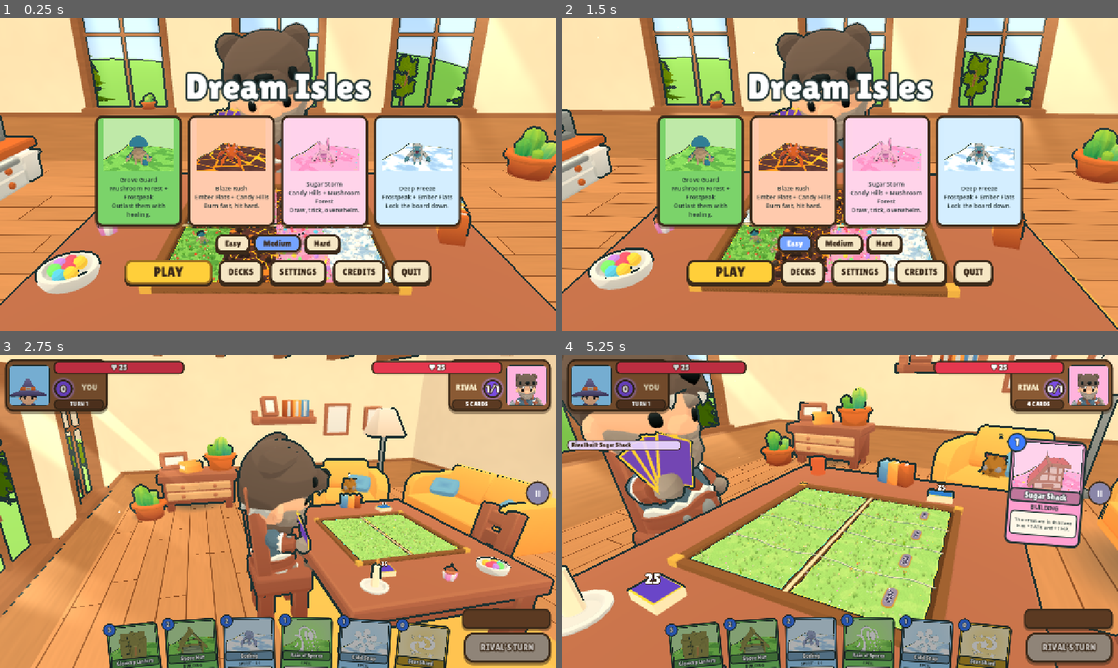
Above: before the commit, frames 1-4 (two rows, left to right).
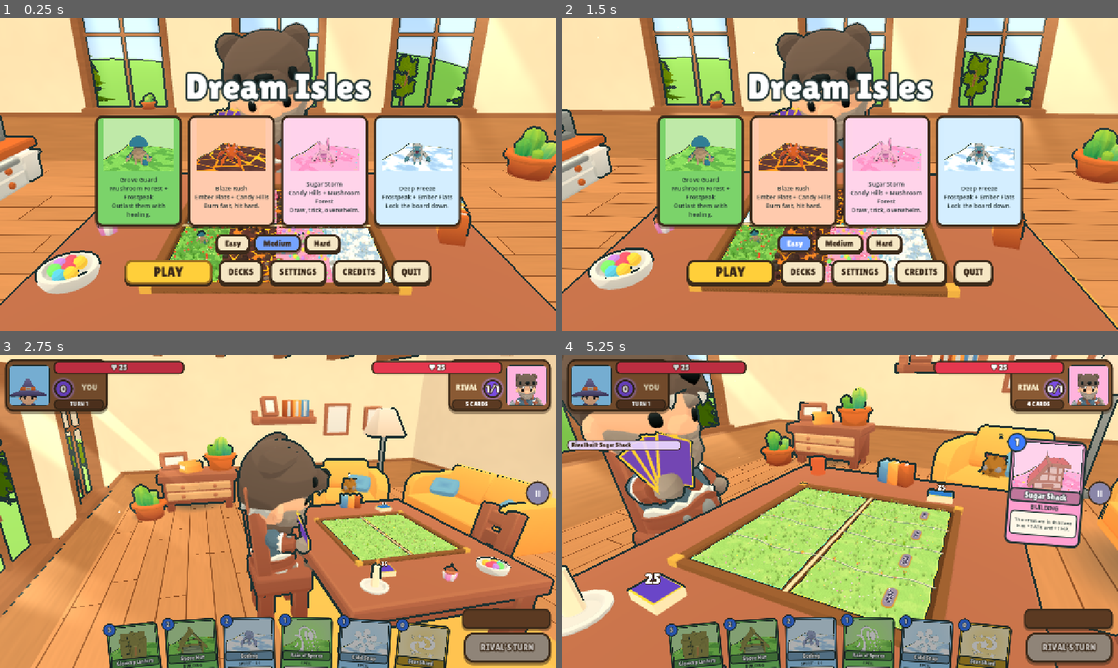
Above: after the commit, the same moments.

Repository: muriarty1893/cardwards
Game: Godot game, scene res://menus/main_menu.tscn
Two runs of this game, one before a commit and one after it. Both use one fixed random seed, a clock stepped at 60 frames per second and the inputs below.
Inputs (mouse positions are in pixels of both pictures, inside the frame that each line leads up to):
- Up to frame 1 (0.25 s): no input
- Up to frame 2 (1.5 s): click "Easy" at 0.5 s; click "Easy" at 1.25 s
- Up to frame 3 (2.75 s): click "PLAY" at 2 s
- Up to frame 4 (5.25 s): tap Enter at 2.75 s; drag from (695, 658) to (895, 442) at 2.77 s; drag from (756, 655) to (812, 574) at 3.52 s; move the mouse to (812, 652) at 4.27 s; hold Right 4.28-5 s; hold E 4.28-5 s; click (812, 652) at 4.42 s; drag from (867, 652) to (673, 464) at 5.02 s

The runs differ from the first frame. In frame 1, 1.3% of the frame differs, in the area x 30-70%, y 54-85%; in frame 2, 1.3%; in frame 3, 0.3%; in frame 4, 1.6%, in the area x 23-70%, y 41-88%.

Commit message:
feat: land look variants framework and set-piece kit
Islands roll one of 3 looks + a corner per land change; SetPieces places pieces in the
back corners / side bands with footprints the cover and props avoid.

Co-Authored-By: Claude Opus 5.5 <noreply@anthropic.com>

Diff:
--- /dev/null
+++ b/tests/test_land_variants.gd
@@ -0,0 +1,94 @@
+extends TestCase
+## Board look 2, spec 2: each land has 3 looks; big set pieces stay out of the play zones.
+
+
+func test_variant_rolls_spread() -> bool:
+	var variants := {}
+	var corners := {}
+	for n: int in 60:
+		var r: Vector2i = Island.roll_look(777, 0, 2, n)
+		assert_true(r.x >= 0 and r.x < LaneDressing.VARIANTS, "variant in range (%d)" % r.x)
+		assert_true(r.y == 0 or r.y == 1, "corner is 0 or 1 (%d)" % r.y)
+		variants[r.x] = true
+		corners[r.y] = true
+	assert_eq(variants.size(), 3, "60 rolls hit all 3 variants")
+	assert_eq(corners.size(), 2, "60 rolls hit both corners")
+	assert_eq(Island.roll_look(777, 0, 2, 5), Island.roll_look(777, 0, 2, 5), "a roll is repeatable")
+	return true
+
+
+func test_island_rolls_on_change() -> bool:
+	var b := Board.new()
+	(Engine.get_main_loop() as SceneTree).root.add_child(b)
+	b.build([[4, 4, 4, 4], [4, 4, 4, 4]], BoardLayout.make(31))
+	var isl: Island = b.island(0, 1)
+	var seen := {}
+	var land: int = 0
+	for n: int in 40:
+		isl.change_land(land, Vector2.ZERO, false)
+		assert_eq(Vector2i(isl.variant, isl.corner), Island.roll_look(31, 0, 1, isl.changes), "island look follows its roll")
+		seen[isl.variant] = true
+		land = (land + 1) % 4
+	assert_eq(seen.size(), 3, "an island shows every variant over many changes")
+	b.free()
+	return true
+
+
+## Tile-local no-go rects for player p's tile in lane l: roam zone, building, house and (yours) the boop plate.
+static func _no_go(lay: BoardLayout, p: int, l: int) -> Array[Rect2]:
+	var tx: float = lay.base_centre(l)
+	var tz: float = Board.STRIP_Z[p]
+	var out: Array[Rect2] = []
+	var r: Rect2 = Board.roam_rect_for(lay, p, l)
+	out.append(Rect2(r.position - Vector2(tx, tz), r.size))
+	var bp: Vector3 = Board.building_point_for(lay, p, l)
+	out.append(Rect2(bp.x - tx - 0.5, bp.z - tz - 0.42, 1.0, 0.84))
+	var hp: Vector3 = Board.house_point_for(lay, p, l)
+	out.append(Rect2(hp.x - tx - 0.3, hp.z - tz - 0.3, 0.6, 0.6))
+	if p == 0:
+		var pp: Vector3 = Board.boop_point_for(lay, l)
+		out.append(Rect2(pp.x - tx - BoopPlate.SIZE.x / 2.0, pp.z - tz - BoopPlate.SIZE.y / 2.0, BoopPlate.SIZE.x, BoopPlate.SIZE.y))
+	return out
+
+
+func test_set_pieces_clear() -> bool:
+	for seed: int in [3, 58, 404]:
+		var lay: BoardLayout = BoardLayout.make(seed)
+		for land: int in 4:
+			for v: int in LaneDressing.VARIANTS:
+				for p: int in 2:
+					for corner: int in 2:
+						var l: int = (seed + land + v) % 4
+						var shape: TileShape = TileShape.of(lay, l, Board.STRIP_Z[p])
+						var root: Node3D = LaneDressing.build(land, p, p * 4 + l, 1.0, shape, v, corner)
+						var rects: Array[Rect2] = LaneDressing.set_piece_rects(root)
+						assert_true(rects.size() >= 1, "land %d v%d has set pieces" % [land, v])
+						for fp: Rect2 in rects:
+							for zone: Rect2 in _no_go(lay, p, l):
+								assert_true(not fp.intersects(zone), "seed %d land %d v%d p%d c%d: piece %s clear of %s" % [seed, land, v, p, corner, fp, zone])
+							for c: Vector2 in [fp.position, fp.end, Vector2(fp.position.x, fp.end.y), Vector2(fp.end.x, fp.position.y)]:
+								assert_true(shape.contains(c.x, c.y), "seed %d land %d v%d p%d c%d: piece corner %s on the tile" % [seed, land, v, p, corner, c])
+						root.free()
+	return true
+
+
+func test_meadow_single_look() -> bool:
+	for v: int in LaneDressing.VARIANTS:
+		var root: Node3D = LaneDressing.build(Lands.MEADOW, 0, 1, 1.0, null, v, 0)
+		assert_eq(LaneDressing.set_piece_rects(root).size(), 0, "meadow v%d has no set pieces" % v)
+		root.free()
+	return true
+
+
+func test_cover_avoids_set_pieces() -> bool:
+	var lay: BoardLayout = BoardLayout.make(9)
+	for land: int in 4:
+		for v: int in LaneDressing.VARIANTS:
+			var shape: TileShape = TileShape.of(lay, 1, Board.STRIP_Z[0])
+			var root: Node3D = LaneDressing.build(land, 0, 1, 1.0, shape, v, 1)
+			var rects: Array[Rect2] = LaneDressing.set_piece_rects(root)
+			for v3: Vector3 in LaneDressing.prop_positions(root):
+				for fp: Rect2 in rects:
+					assert_true(not fp.has_point(Vector2(v3.x, v3.z)), "land %d v%d accent prop off the set pieces" % [land, v])
+			root.free()
+	return true
--- a/tests/test_lanes.gd
+++ b/tests/test_lanes.gd
@@ -7,7 +7,9 @@
 		for p: int in 2:
 			var root: Node3D = LaneDressing.build(land, p, p * 4 + land, 1.0)
 			var pos: Array[Vector3] = LaneDressing.prop_positions(root)
-			assert_true(pos.size() >= 4 and pos.size() <= 8, "4-8 accent props land %d p%d (%d)" % [land, p, pos.size()])
+			# Lands with set pieces get 2-4 small accent props; bare Meadow 4-6.
+			var lo: int = 4 if LaneDressing.set_piece_rects(root).is_empty() else 2
+			assert_true(pos.size() >= lo and pos.size() <= lo + 2, "%d-%d accent props land %d p%d (%d)" % [lo, lo + 2, land, p, pos.size()])
 			for v: Vector3 in pos:
 				assert_true(LaneDressing.is_clear(v, p), "prop %s clear land %d p%d" % [v, land, p])
 			root.free()
--- a/view/board/board.gd
+++ b/view/board/board.gd
@@ -177,32 +177,48 @@
 
 
 ## Where `player`'s creature in `lane` may wander (world x/z): the half-lane's front part (seam
-## side), inset from the lane edges and the seam.
+## side), inset from the lane edges and the seam, stopping short of the boop plate row.
 func roam_rect(player: int, lane: int) -> Rect2:
+	return roam_rect_for(layout, player, lane)
+
+
+static func roam_rect_for(lay: BoardLayout, player: int, lane: int) -> Rect2:
 	var s: float = 1.0 if player == 0 else -1.0
 	var near: float = SEAM / 2.0 + ROAM_INSET
 	var far: float = SEAM / 2.0 + Island.LENGTH * (1.0 - BUILDING_DEPTH) - 0.1 - ROAM_BACK
 	var z0: float = minf(near * s, far * s)
-	var span: Vector2 = layout.inner_span(lane, z0, z0 + far - near)
+	var span: Vector2 = lay.inner_span(lane, z0, z0 + far - near)
 	return Rect2(span.x + ROAM_INSET, z0, span.y - span.x - 2.0 * ROAM_INSET, far - near)
 
 
 ## Centre of the half-lane's back part (owner's edge), on the tile surface.
 func building_point(player: int, lane: int) -> Vector3:
+	return building_point_for(layout, player, lane)
+
+
+static func building_point_for(lay: BoardLayout, player: int, lane: int) -> Vector3:
 	var s: float = 1.0 if player == 0 else -1.0
 	var z: float = (SEAM / 2.0 + Island.LENGTH * (1.0 - BUILDING_DEPTH / 2.0)) * s
-	return Vector3(layout.centre_x(lane, z), Island.TOP_Y, z)
+	return Vector3(lay.centre_x(lane, z), Island.TOP_Y, z)
 
 
 ## Where a creature's house stands (tile surface).
 func house_point(player: int, lane: int) -> Vector3:
+	return house_point_for(layout, player, lane)
+
+
+static func house_point_for(lay: BoardLayout, player: int, lane: int) -> Vector3:
 	var z: float = HOUSE_Z * (1.0 if player == 0 else -1.0)
-	return Vector3(layout.right_x(lane, z) - (Island.WIDTH / 2.0 - HOUSE_X), Island.TOP_Y, z)
+	return Vector3(lay.right_x(lane, z) - (Island.WIDTH / 2.0 - HOUSE_X), Island.TOP_Y, z)
 
 
 ## The centre of the human's boop plate in `lane`.
 func boop_point(lane: int) -> Vector3:
-	return Vector3(layout.centre_x(lane, PLATE_Z), Island.TOP_Y, PLATE_Z)
+	return boop_point_for(layout, lane)
+
+
+static func boop_point_for(lay: BoardLayout, lane: int) -> Vector3:
+	return Vector3(lay.centre_x(lane, PLATE_Z), Island.TOP_Y, PLATE_Z)
 
 
 func boop_plate(lane: int) -> BoopPlate:
--- a/view/board/island.gd
+++ b/view/board/island.gd
@@ -15,6 +15,11 @@
 const FIELD_FADE := 1.2
 
 var land: int = 0
+## The land's look (0..2) and set-piece corner (0 left, 1 right), rolled each time the land is set.
+var variant: int = 0
+var corner: int = 0
+## How many times the land has changed (feeds the look roll).
+var changes: int = 0
 var highlight: Highlight = Highlight.OFF
 var _mat: ShaderMaterial
 
@@ -35,6 +40,7 @@
 	_player = player
 	_lane = lane
 	shape = shape_ if shape_ else TileShape.straight(lane, position.z)
+	_roll()
 	var plane := PlaneMesh.new()
 	# Wide enough for the lane at its widest; the shader clips to the curves.
 	_mesh_size = Vector2(2.0 * shape.max_half_extent() + 0.04, LENGTH)
@@ -66,7 +72,7 @@
 	_density = density
 	if is_instance_valid(_dressing):
 		_dressing.free()
-	_dressing = LaneDressing.build(land, _player, _player * 4 + _lane, density, shape)
+	_dressing = LaneDressing.build(land, _player, _player * 4 + _lane, density, shape, variant, corner)
 	_dressing.position.y = TOP_Y
 	add_child(_dressing)
 
@@ -78,6 +84,8 @@
 		return
 	var old: int = land
 	land = new_land
+	changes += 1
+	_roll()
 	# A change while the last one is still sweeping: finish that one first.
 	if _wipe and _wipe.is_valid():
 		_wipe.kill()
@@ -85,7 +93,7 @@
 	_mat.set_shader_parameter("land", new_land)
 	_mat.set_shader_parameter("morph_origin", origin)
 	var old_dressing: Node3D = _dressing
-	_dressing = LaneDressing.build(land, _player, _player * 4 + _lane, _density, shape)
+	_dressing = LaneDressing.build(land, _player, _player * 4 + _lane, _density, shape, variant, corner)
 	_dressing.position.y = TOP_Y
 	add_child(_dressing)
 	if not animate or not is_inside_tree():
@@ -105,9 +113,11 @@
 	var grow := create_tween()
 	grow.tween_interval(MORPH_TIME * 0.35)
 	grow.tween_property(cover, "scale", Vector3.ONE, MORPH_TIME * 0.6).set_trans(Tween.TRANS_BACK).set_ease(Tween.EASE_OUT)
-	# Props pop up one by one as the front reaches them.
+	# Props and set pieces pop up one by one as the front reaches them.
 	var reach: float = Vector2(WIDTH, LENGTH).length() + 0.6
-	for prop: Node in _dressing.get_node("Accents").get_children():
+	var pops: Array[Node] = _dressing.get_node("Accents").get_children()
+	pops.append_array(_dressing.get_node("SetPieces").get_children())
+	for prop: Node in pops:
 		var n := prop as Node3D
 		var d: float = Vector2(n.position.x, n.position.z).distance_to(origin)
 		var full: Vector3 = n.scale
@@ -115,6 +125,19 @@
 		var pop := n.create_tween()
 		pop.tween_interval(MORPH_TIME * clampf(d / reach, 0.0, 1.0))
 		pop.tween_property(n, "scale", full, 0.35).set_trans(Tween.TRANS_BACK).set_ease(Tween.EASE_OUT)
+
+
+## Variant (x) and corner (y) for player `p`'s tile in `lane` after `n` land changes, from the layout seed.
+static func roll_look(seed: int, p: int, lane: int, n: int) -> Vector2i:
+	var rng := RandomNumberGenerator.new()
+	rng.seed = hash([seed, p, lane, n, 0x1a4d])
+	return Vector2i(rng.randi() % LaneDressing.VARIANTS, rng.randi() % 2)
+
+
+func _roll() -> void:
+	var r: Vector2i = roll_look(shape.layout.seed, _player, _lane, changes)
+	variant = r.x
+	corner = r.y
 
 
 ## A field's weather over the tile (`field_land` -1 clears it), faded in or out.
--- /dev/null
+++ b/view/board/land_looks.gd
@@ -0,0 +1,11 @@
+class_name LandLooks
+extends RefCounted
+## The 12 land looks (board look 2, spec 2). Builders place their pieces with SetPieces' kit inside ctx "box" (back
+## corner), "other_box", "band" / "other_band" (side strips); ctx "scale" shrinks tall pieces on your side.
+
+
+## Builds ctx's land/variant look; false if that look has no builder (SetPieces then uses a rock cluster).
+static func build(ctx: Dictionary) -> bool:
+	match Vector2i(int(ctx["land"]), int(ctx["variant"])):
+		_:
+			return false
--- a/view/board/lane_dressing.gd
+++ b/view/board/lane_dressing.gd
@@ -22,6 +22,8 @@
 ## Cover and props keep this far in from the tile's side edges.
 const MARGIN := 0.06
 const BUILDING_R := 0.8
+## Looks per land (Meadow has one).
+const VARIANTS := 3
 ## Cover pieces per half-lane at High (Low passes density 0.5): Mushroom, Ember, Candy, Frost,
 ## Meadow.
 const DENSITY: Array[int] = [160, 90, 120, 110, 120]
@@ -62,29 +64,33 @@
 	return _material
 
 
-## `shape`: the tile's outline (wavy lane edges); a straight full-width tile when null.
-static func build(land: int, player: int, seed: int, density: float = 1.0, shape: TileShape = null) -> Node3D:
+## `shape`: the tile's outline (wavy lane edges); a straight full-width tile when null. `variant` (0..2) and `corner`
+## (0 left, 1 right) pick the land's look and where its big set piece stands.
+static func build(land: int, player: int, seed: int, density: float = 1.0, shape: TileShape = null, variant: int = 0, corner: int = 0) -> Node3D:
 	if shape == null:
 		shape = TileShape.straight()
 	var root := Node3D.new()
 	root.name = "Dressing"
 	var rng := RandomNumberGenerator.new()
-	rng.seed = 9100 + seed
-	root.add_child(_accents(land, player, rng, shape))
+	rng.seed = 9100 + seed + 37 * variant + 101 * corner
+	var pieces: Node3D = SetPieces.build(land, variant, corner, player, shape, density, rng)
+	root.add_child(pieces)
+	var avoid: Array[Rect2] = set_piece_rects(root)
+	root.add_child(_accents(land, player, rng, shape, avoid))
 	var cover := Node3D.new()
 	cover.name = "Cover"
 	root.add_child(cover)
 	for kind: Array in KINDS[land]:
 		var n: int = int(round(DENSITY[land] * float(kind[1]) * density))
 		if n > 0:
-			cover.add_child(_cover(kind, n, player, rng, shape))
+			cover.add_child(_cover(kind, n, player, rng, shape, avoid))
 	return root
 
 
-static func _accents(land: int, player: int, rng: RandomNumberGenerator, shape: TileShape) -> Node3D:
+static func _accents(land: int, player: int, rng: RandomNumberGenerator, shape: TileShape, avoid: Array[Rect2]) -> Node3D:
 	var root := Node3D.new()
 	root.name = "Accents"
-	var count: int = 4 + rng.randi_range(0, 2)
+	var count: int = (4 if avoid.is_empty() else 2) + rng.randi_range(0, 2)
 	var options: Array = PROPS[land]
 	var placed: int = 0
 	var guard: int = 0
@@ -94,7 +100,7 @@
 		var z: float = rng.randf_range(-HALF.y, HALF.y)
 		var hw: float = shape.half_width(z) - MARGIN
 		var pos := Vector3(shape.centre(z) + side * rng.randf_range(hw - 0.22, hw), 0.0, z)
-		if not is_clear(pos, player, shape):
+		if not is_clear(pos, player, shape) or _in_any(pos, avoid, 0.12):
 			continue
 		var pick: Array = options[rng.randi_range(0, options.size() - 1)]
 		var prop: Node3D = _make(pick[0], pick[1] * rng.randf_range(0.85, 1.2), land)
@@ -105,7 +111,7 @@
 	return root
 
 
-static func _cover(kind: Array, n: int, player: int, rng: RandomNumberGenerator, shape: TileShape) -> MultiMeshInstance3D:
+static func _cover(kind: Array, n: int, player: int, rng: RandomNumberGenerator, shape: TileShape, avoid: Array[Rect2]) -> MultiMeshInstance3D:
 	var mm := MultiMesh.new()
 	mm.transform_format = MultiMesh.TRANSFORM_3D
 	mm.use_custom_data = true
@@ -124,7 +130,7 @@
 			if edge_only:
 				x = shape.centre(z) + signf(rng.randf() - 0.5) * rng.randf_range(hw + MARGIN - EDGE_BAND, hw)
 			pos = Vector3(x, 0.0, z)
-			if is_clear(pos, player, shape):
+			if is_clear(pos, player, shape) and not _in_any(pos, avoid, 0.02):
 				break
 		var k: float = rng.randf_range(kind[2], kind[3])
 		var basis := Basis(Vector3.UP, rng.randf() * TAU).scaled(Vector3.ONE * k)
@@ -160,6 +166,25 @@
 		if absf(local.x - shape.centre(plate_z)) < BoopPlate.SIZE.x / 2.0 + 0.1 and absf(local.z - plate_z) < BoopPlate.SIZE.y / 2.0 + 0.1:
 			return false
 	return true
+
+
+## Ground footprints (tile-local) of the dressing's set pieces.
+static func set_piece_rects(root: Node3D) -> Array[Rect2]:
+	var out: Array[Rect2] = []
+	var pieces: Node = root.get_node_or_null("SetPieces")
+	if pieces == null:
+		return out
+	for c: Node in pieces.get_children():
+		if c.has_meta("footprint"):
+			out.append(c.get_meta("footprint"))
+	return out
+
+
+static func _in_any(pos: Vector3, rects: Array[Rect2], grow: float) -> bool:
+	for r: Rect2 in rects:
+		if r.grow(grow).has_point(Vector2(pos.x, pos.z)):
+			return true
+	return false
 
 
 ## Positions of the accent props (not the cover).
--- /dev/null
+++ b/view/board/set_pieces.gd
@@ -0,0 +1,138 @@
+class_name SetPieces
+extends RefCounted
+## Each land's big features (board look 2, spec 2): 3 looks per land, built from toon-shaded primitives and CC0
+## models in tile-local space. Pieces go in a back corner (beside the building and boop plate) or the thin bands
+## along the lane's sides, never in the roam zone, on the building, house or plate. Every top-level piece carries a
+## "footprint" meta (tile-local Rect2 on the ground) so tests and the ground cover can keep clear of it.
+
+## Corner boxes keep this far from the lane centre (building ±0.5, plate ±0.59).
+const CLEAR_X := 0.64
+const EDGE_IN := 0.05
+## Tall pieces on your side (near the camera) are scaled down so they never hide your creatures.
+const NEAR_SCALE := 0.8
+
+
+## The pieces for `land`'s look `variant`; empty for Meadow. `corner` 0 = left back corner, 1 = right.
+static func build(land: int, variant: int, corner: int, player: int, shape: TileShape, density: float, rng: RandomNumberGenerator) -> Node3D:
+	var root := Node3D.new()
+	root.name = "SetPieces"
+	if land == Lands.MEADOW:
+		return root
+	var ctx := {
+		"land": land, "variant": variant, "corner": corner, "player": player, "shape": shape,
+		"density": density, "rng": rng, "root": root,
+		"box": corner_box(shape, player, corner),
+		"other_box": corner_box(shape, player, 1 - corner),
+		"band": edge_band(shape, player, corner),
+		"other_band": edge_band(shape, player, 1 - corner),
+		"scale": NEAR_SCALE if player == 0 else 1.0,
+	}
+	if not LandLooks.build(ctx):
+		rocks(ctx, ctx["box"], 3)
+	return root
+
+
+# --- zones (tile-local) ---------------------------------------------------------------------------
+
+## The back corner beside the building and the boop plate, as a tile-local rect.
+static func corner_box(shape: TileShape, player: int, corner: int) -> Rect2:
+	var lay: BoardLayout = shape.layout
+	var roam: Rect2 = Board.roam_rect_for(lay, player, shape.lane)
+	var half: float = Island.LENGTH / 2.0
+	var z0: float
+	var z1: float
+	if player == 0:
+		z0 = roam.end.y - shape.tile_z + 0.06
+		z1 = half - 0.1
+	else:
+		z0 = -half + 0.1
+		z1 = roam.position.y - shape.tile_z - 0.06
+	var inner: Vector2 = lay.inner_span(shape.lane, shape.tile_z + z0, shape.tile_z + z1)
+	var bz: float = Board.building_point_for(lay, player, shape.lane).z - shape.tile_z
+	var pz: float = Board.PLATE_Z - shape.tile_z
+	var c_lo: float = minf(shape.centre(bz), shape.centre(pz))
+	var c_hi: float = maxf(shape.centre(bz), shape.centre(pz))
+	var x0: float
+	var x1: float
+	if corner == 0:
+		x0 = inner.x - shape.tile_x + EDGE_IN
+		x1 = c_lo - CLEAR_X
+	else:
+		x0 = c_hi + CLEAR_X
+		x1 = inner.y - shape.tile_x - EDGE_IN
+	return Rect2(x0, z0, maxf(x1 - x0, 0.05), z1 - z0)
+
+
+## The thin strip between the roam zone and the lane's `side` edge (0 left, 1 right), along the roam zone.
+static func edge_band(shape: TileShape, player: int, side: int) -> Rect2:
+	var lay: BoardLayout = shape.layout
+	var roam: Rect2 = Board.roam_rect_for(lay, player, shape.lane)
+	var inner: Vector2 = lay.inner_span(shape.lane, roam.position.y, roam.end.y)
+	var z0: float = roam.position.y - shape.tile_z + 0.05
+	var z1: float = roam.end.y - shape.tile_z - 0.05
+	if side == 0:
+		var a: float = inner.x - shape.tile_x + 0.03
+		var b: float = roam.position.x - shape.tile_x - 0.02
+		return Rect2(a, z0, maxf(b - a, 0.02), z1 - z0)
+	var c: float = roam.end.x - shape.tile_x + 0.02
+	var d: float = inner.y - shape.tile_x - 0.03
+	return Rect2(c, z0, maxf(d - c, 0.02), z1 - z0)
+
+
+## The side the corner box is on (-1 left, +1 right), for pieces that face the lane centre.
+static func corner_sign(ctx: Dictionary) -> float:
+	return -1.0 if int(ctx["corner"]) == 0 else 1.0
+
+
+# --- kit --------------------------------------------------------------------------------------------
+
+## Adds `node` as a piece at tile-local `pos` with ground footprint `fp` (clamped into `within`).
+static func add_piece(ctx: Dictionary, node: Node3D, pos: Vector3, fp: Rect2, within: Rect2) -> Node3D:
+	node.position = pos
+	node.set_meta("footprint", fp.intersection(within) if within.intersects(fp) else Rect2(within.get_center(), Vector2.ZERO))
+	(ctx["root"] as Node3D).add_child(node)
+	return node
+
+
+static func mesh(m: Mesh, color: Color, pos: Vector3 = Vector3.ZERO, shadows: bool = true) -> MeshInstance3D:
+	return Palette.mesh(m, Toon.plain(color), pos, shadows)
+
+
+static func sphere(r: float, color: Color, pos: Vector3, squash: Vector3 = Vector3.ONE, segments: int = 14) -> MeshInstance3D:
+	var mi := mesh(Palette.sphere(r, segments), color, pos)
+	mi.scale = squash
+	return mi
+
+
+static func cone(r: float, h: float, color: Color, pos: Vector3, segments: int = 12) -> MeshInstance3D:
+	return mesh(Palette.cylinder(0.0, r, h, segments), color, pos + Vector3(0, h / 2.0, 0))
+
+
+static func cyl(r_top: float, r_bottom: float, h: float, color: Color, pos: Vector3, segments: int = 14) -> MeshInstance3D:
+	return mesh(Palette.cylinder(r_top, r_bottom, h, segments), color, pos + Vector3(0, h / 2.0, 0))
+
+
+static func box(size: Vector3, color: Color, pos: Vector3) -> MeshInstance3D:
+	var b := BoxMesh.new()
+	b.size = size
+	return mesh(b, color, pos + Vector3(0, size.y / 2.0, 0))
+
+
+## A CC0 model (path under res://assets) toon-shaded and scaled to `height`.
+static func model(path: String, height: float, tint: Color = Toon.NO_TINT, sway: float = 0.0) -> Node3D:
+	var full: String = "res://assets/%s" % (path if path.contains(".") else path + ".gltf")
+	var mdl: Node3D = Palette.model(full, height)
+	Toon.apply(mdl, tint, sway)
+	return mdl
+
+
+## A small cluster of `n` rocks inside `area` (the fallback look).
+static func rocks(ctx: Dictionary, area: Rect2, n: int) -> void:
+	var rng: RandomNumberGenerator = ctx["rng"]
+	var holder := Node3D.new()
+	holder.name = "Rocks"
+	var r: float = minf(area.size.x, area.size.y) * 0.22
+	for i: int in n:
+		var p := Vector3(rng.randf_range(area.position.x + r, area.end.x - r), 0.0, rng.randf_range(area.position.y + r, area.end.y - r))
+		holder.add_child(sphere(r * rng.randf_range(0.6, 1.0), Color("#7a6e66"), p + Vector3(0, r * 0.3, 0), Vector3(1.0, 0.6, 1.0)))
+	add_piece(ctx, holder, Vector3.ZERO, area, area)
Not shown, added: tests/test_land_variants.gd.uid
Not shown, added: view/board/land_looks.gd.uid
Not shown, added: view/board/set_pieces.gd.uid
